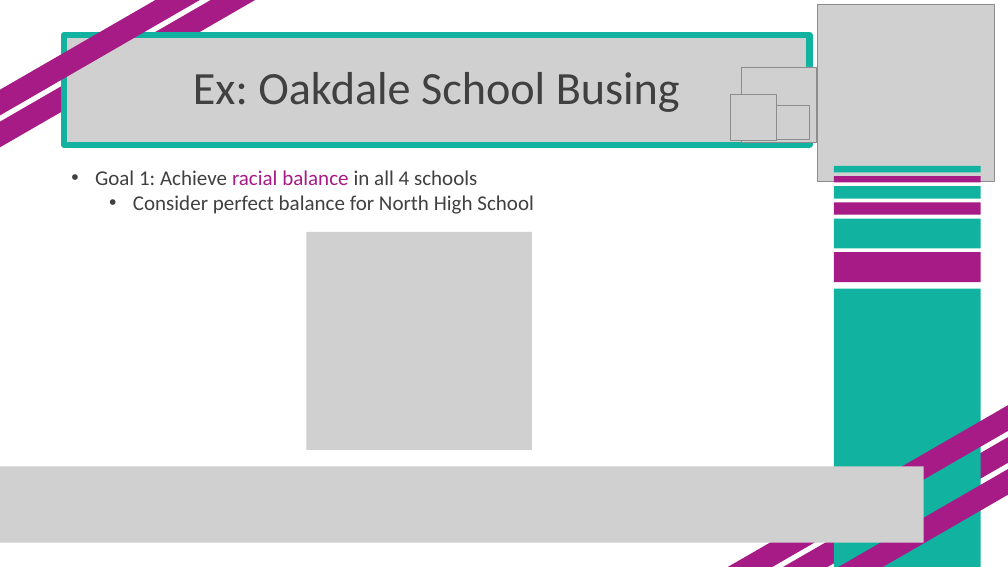
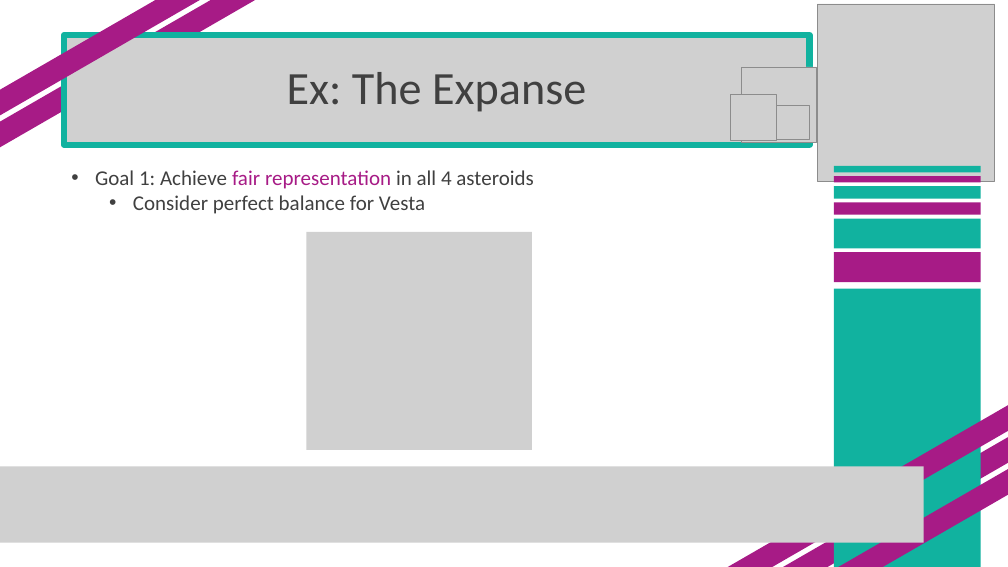
Before and after one commit to SuperMarioGiacomazzo/STOR305_WEBSITE, a slide deck: slide 3 of Lectures/Lecture 17/Lecture 17.pptx. Drawn at 1008x567 pixels with LibreOffice and Linux fonts; fonts in the diff are those of the drawing; grey boxes stand for pictures. Boxes give left, top, right and bottom in pixels: in the first picture for what was removed or moved away, otherwise in the second. Text is boxed around its words. In the diff, an @@ line names an element or a change of style, - is before the commit and + after.

```diff
--- a/Lectures/Lecture 17/Lecture 17.pptx
+++ b/Lectures/Lecture 17/Lecture 17.pptx
@@ title at (287,72,586,112): text changed @@
-Ex: Oakdale School Busing
+Ex: The Expanse
@@ text at (95,170,534,214): text changed @@
-• Goal 1: Achieve racial balance in all 4 schools
-  • Consider perfect balance for North High School
+• Goal 1: Achieve fair representation in all 4 asteroids
+  • Consider perfect balance for Vesta
```
Also in this commit, not shown: 16 other slides changed, 6 other files.
